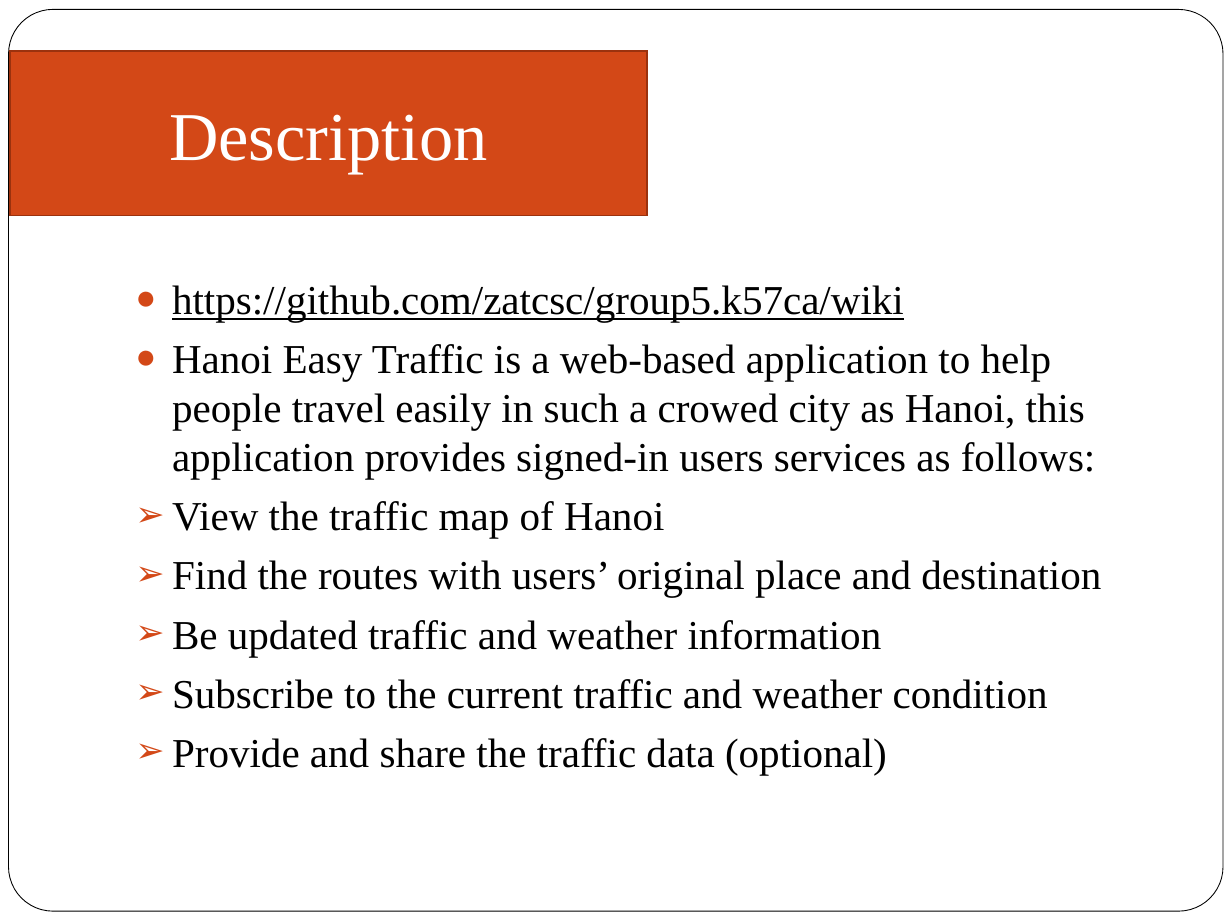
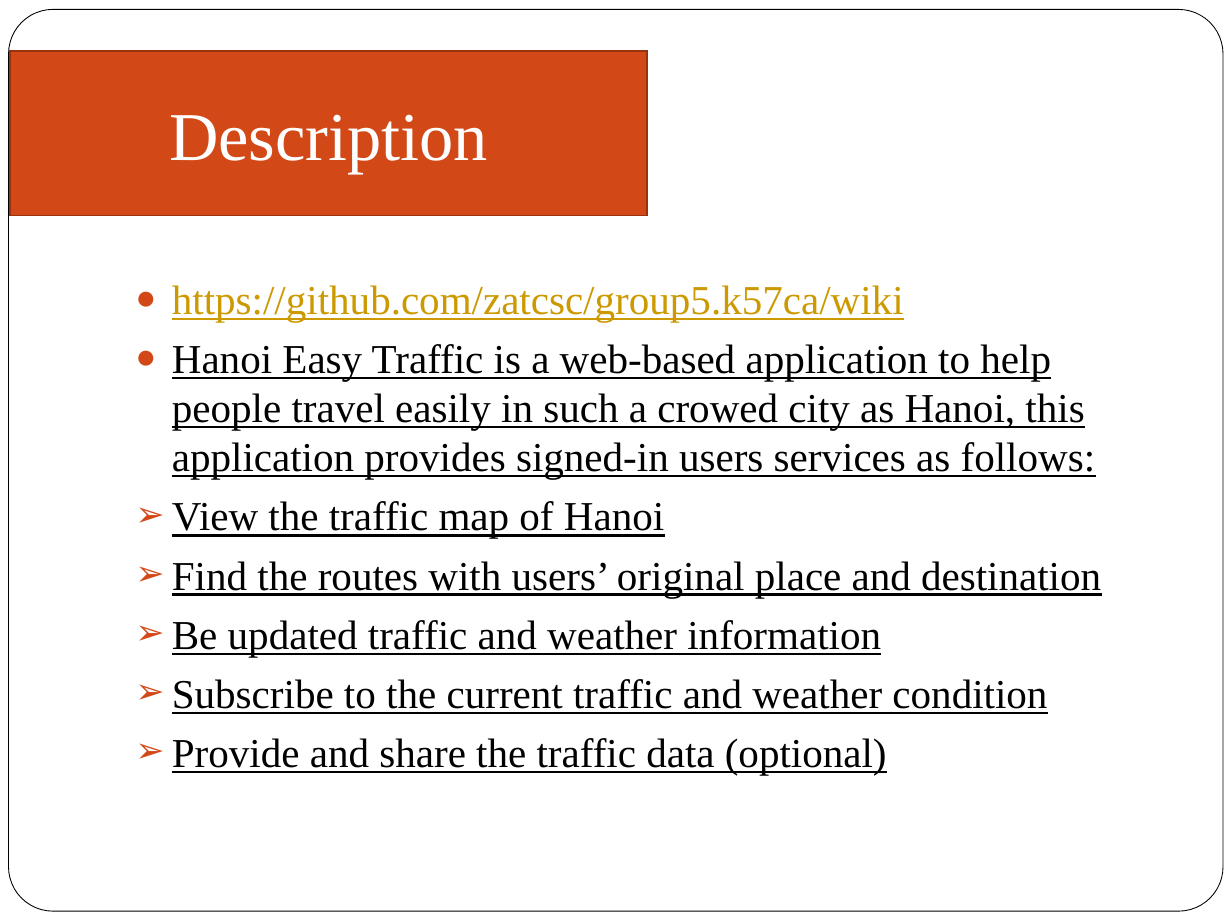
Before and after one commit to zatcsc/group5.k57ca, a slide deck: slide 4 of Final Report/Group5.K57CA.ppt. Drawn at 1232x924 pixels with LibreOffice and Linux fonts; fonts in the diff are those of the drawing. Boxes give left, top, right and bottom in pixels: in the first picture for what was removed or moved away, otherwise in the second. Text is boxed around its words. In the diff, an @@ line names an element or a change of style, - is before the commit and + after.

```diff
--- a/Final Report/Group5.K57CA.ppt
+++ b/Final Report/Group5.K57CA.ppt
@@ rounded rectangle at (x1=9, y1=10, x2=1223, y2=912): fill #FFFFFF to none @@
@@ text "https://github.com/zatcsc/group5.k57ca/wiki" at (x1=172, y1=285, x2=1101, y2=775): text colour #000000 to #CC9900 in "https://github.com/zatcsc/group5.k57ca/wiki"; underline on in "Hanoi Easy Traffic is a web-based application ...", "View the traffic map of Hanoi", "Find the routes with users’ original place ...", "Be updated traffic and weather information" and 2 more places @@
```
Also in this commit, not shown: 21 other slides changed, 4 slides added, 1 slide removed, 2 other files.
